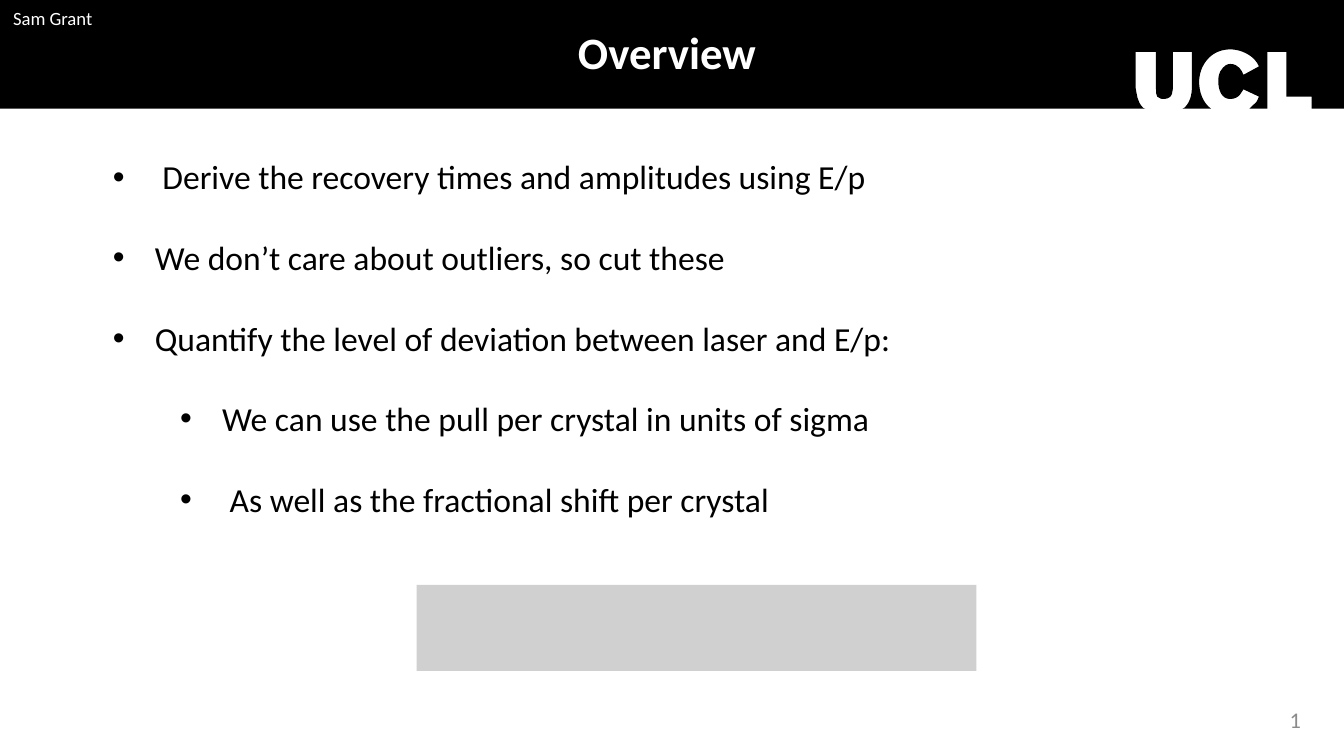
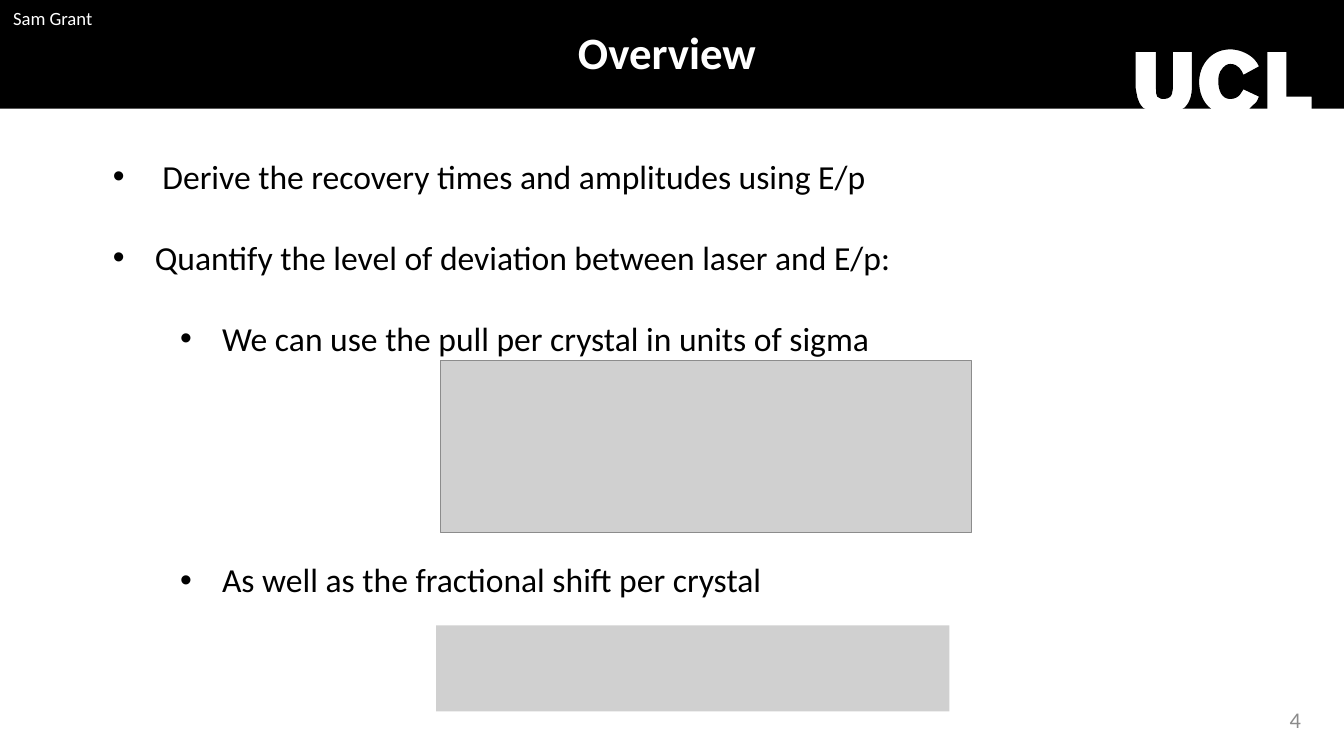
Before and after one commit to sam-grant/EpRatio, a slide deck: slide 5 of fluctuation.pptx (slide 2 before the commit). Drawn at 1344x756 pixels with LibreOffice and Linux fonts; fonts in the diff are those of the drawing; grey boxes stand for pictures; background and template pictures are left out. Boxes give left, top, right and bottom in pixels: in the first picture for what was removed or moved away, otherwise in the second. Text is boxed around its words. In the diff, an @@ line names an element or a change of style, - is before the commit and + after.

```diff
--- a/fluctuation.pptx
+++ b/fluctuation.pptx
@@ text at (155, 246, 724, 274): paragraph removed @@
-• We don’t care about outliers, so cut these
@@ picture added at (441, 360, 972, 532) @@
@@ picture: place and size @@
-picture at (417, 585, 976, 671)
+picture at (437, 625, 950, 711)
@@ page number at (1290, 713, 1301, 728): text changed @@
-1
+4
```
Also in this commit, not shown: 6 other slides changed, 5 slides added, 1 slide removed, 34 other files.
